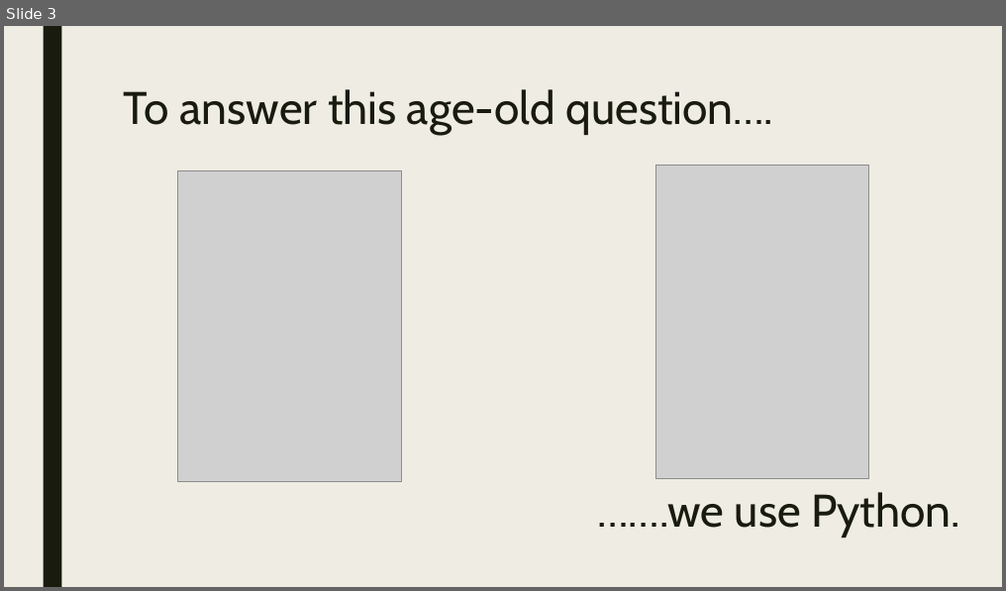
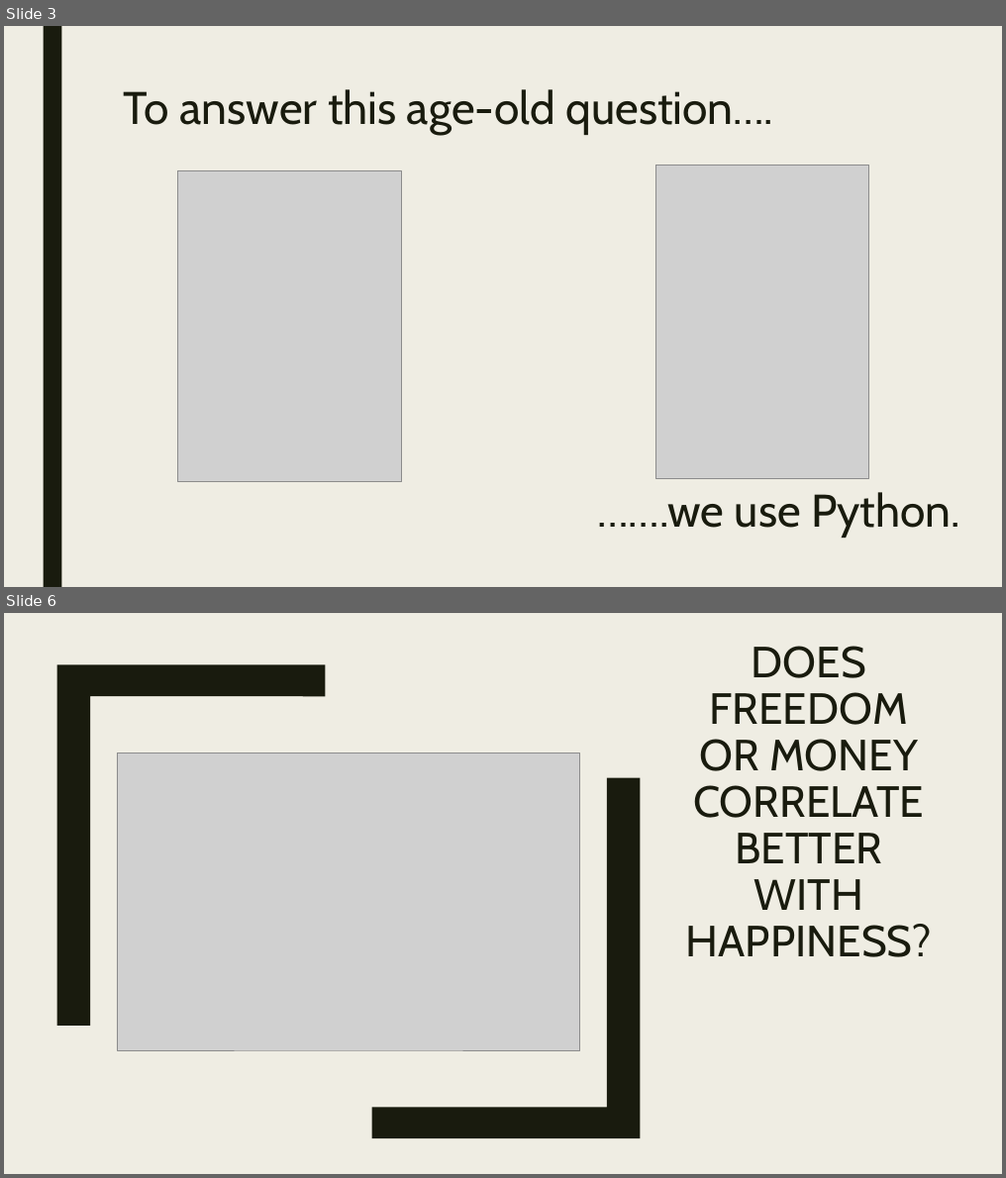
Before and after one commit to gfunk68/teamepic_project1, a slide deck: Project1.pptx. Shown one above the other, each under a label of ours: slide 3 before the commit, slides 3 and 6 after it; the slides between them are not shown. The pictures are 1006x591 and 1006x1178 pixels, drawn with LibreOffice and Linux fonts; fonts in the diff are those of the drawing; grey boxes stand for pictures. Boxes give left, top, right and bottom in pixels: in the first picture for what was removed or moved away, otherwise in the second. Text is boxed around its words. In the diff, an @@ line names an element or a change of style, - is before the commit and + after.

```diff
--- a/Project1.pptx
+++ b/Project1.pptx
@@ slide 6 added at (x1=4, y1=613, x2=1002, y2=1174), background #EFEDE3; not listed: 1 template element that a slide beside it also shows @@
@@ rectangle added at (x1=4, y1=613, x2=1002, y2=1174), fill #EFEDE3 @@
@@ freeform shape added at (x1=57, y1=664, x2=325, y2=1026), fill #191B0E @@
@@ title added at (x1=686, y1=646, x2=932, y2=958), 42 pt, text #191B0E @@
+DOES FREEDOM OR MONEY CORRELATE BETTER WITH HAPPINESS?
@@ picture added at (x1=117, y1=753, x2=580, y2=1051) @@
@@ freeform shape added at (x1=372, y1=778, x2=641, y2=1140), fill #191B0E @@
```
Also in this commit, not shown: 2 slides changed, 13 other slides added, 4 slides removed, 16 other files.
